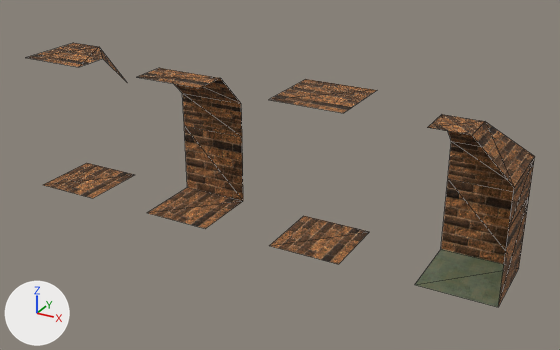
A saved change to the glTF model projeto/assets/models/tiles.glb.
Both versions are drawn from a 50 mm camera at (9.88, -16.56, 9.87) aimed at (0.73, 0.08, 1.55). The axes (+X, +Y, +Z) are drawn at lower left. The lights are the same throughout. Mesh edges are drawn as thin lines. Where no turn or scale is listed for an object, it has been applied to the vertices. Vertices at the same position are counted once.

Names of what the first picture shows: 'Corner_in', 'Corner_out', 'Floor', 'Wall'.
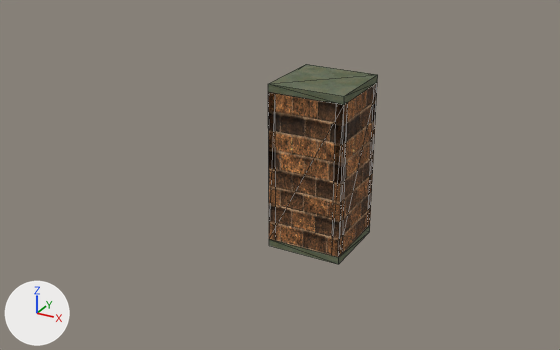
The newer file is also rescaled (x0.5), turned or shifted as a whole; pictures and numbers use the older file's frame.

Boxes (x1, y1, x2, y2) around the edits, measured in the pictures (560 x 350 px):
'Corner_in', deleted: before (415, 114, 535, 307)
'Wall Left', added: after (268, 92, 348, 257)
'Wall', deleted: before (138, 68, 243, 229)
'Wall Up', added: after (332, 83, 377, 257)
'Floor', reshaped: before (269, 79, 376, 264); after (269, 226, 370, 264)
'Corner_out', deleted: before (27, 43, 135, 198)
'Celling', added: after (268, 64, 378, 105)
'Wall Down', added: after (268, 92, 276, 241)
'Wall Right', added: after (368, 85, 377, 213)
part 1 of me_plane_002, deleted (brown): before (269, 79, 376, 113)
part 2 of me_plane_002, built on: before (269, 216, 369, 264); after (269, 226, 370, 264)

What the commit changed:
me_plane_002 is used by ob_floor; location (2.0, 0.0, 0.0).
me_plane_002 had 8 vertices, 4 faces and spanned x -1.0..1.0, y -1.0..1.0, z 0.0..4.0.
me_plane_002 now has 8 vertices, 12 faces and spans x -1.0..1.0, y -1.0..1.0, z 0.0..0.2.
me_plane_002 part 1: the loose piece of 4 vertices spanning x -1.0..1.0, y -1.0..1.0, z 4.0 is deleted.
Part 2, on me_plane_002:
2 faces are deleted.
4 vertices are added at (-1.0, -1.0, 0.2), (-1.0, 1.0, 0.2), (1.0, -1.0, 0.2), (1.0, 1.0, 0.2).
12 new faces join them.
Mesh me_cube_005 is new.
It is a box spanning x -1.0..1.0, y -1.0..1.0, z -0.1..0.1.
It uses material mat_material_001.
Mesh me_cube_004 is new.
It is a box spanning x -0.1..0.1, y -1.0..1.0, z -2.0..2.0.
It uses material mat_material_001.
Mesh me_cube_002 is new.
It is a box spanning x -1.0..1.0, y -0.1..0.1, z -2.0..2.0.
It uses material mat_material_001.
Object 'Wall' (ob_wall) is deleted.
Object 'Corner_in' (ob_corner_in) is deleted.
Object 'Corner_out' (ob_corner_out) is deleted.
Object 'Celling' (ob_celling) is new; it shows me_cube_005.
Its location is (2.0, 0.0, 4.3).
Object 'Wall Down' (ob_wall_down) is new; it shows me_cube_004.
Its location is (1.1, 0.0, 2.2).
Object 'Wall Up' (ob_wall_up) is new; it shows a copy of me_cube_004.
Its location is (2.9, 0.0, 2.2).
Object 'Wall Right' (ob_wall_right) is new; it shows me_cube_002.
Its location is (2.0, 0.9, 2.2).
Object 'Wall Left' (ob_wall_left) is new; it shows a copy of me_cube_002.
Its location is (2.0, -0.9, 2.2).
